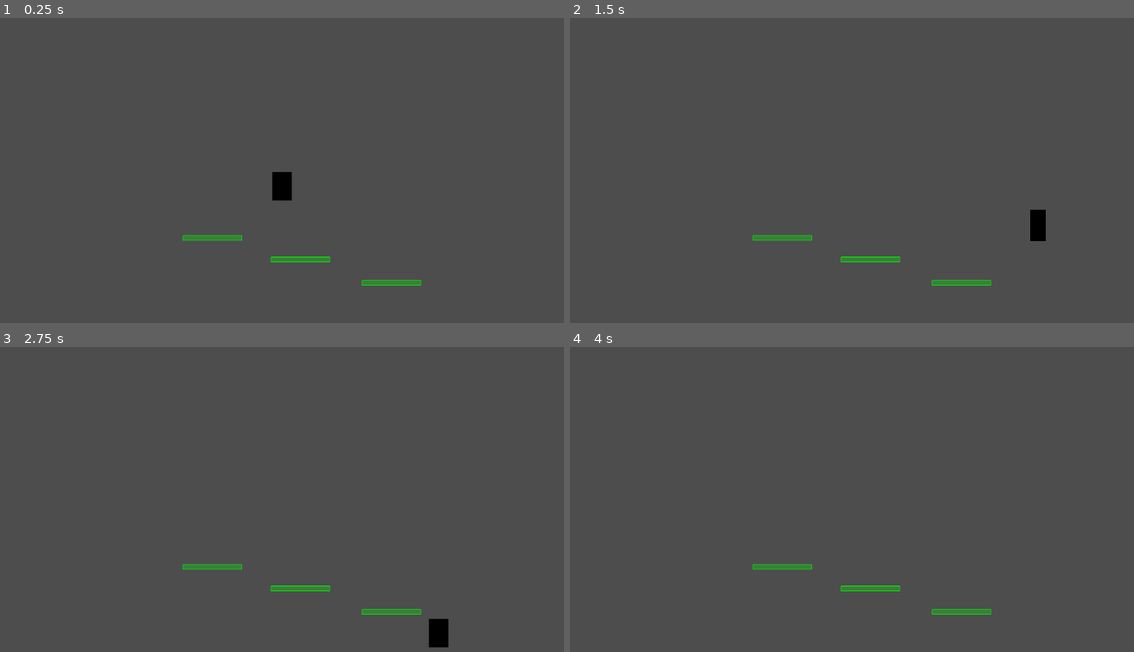
Above: before the commit, frames 1-4 (two rows, left to right).
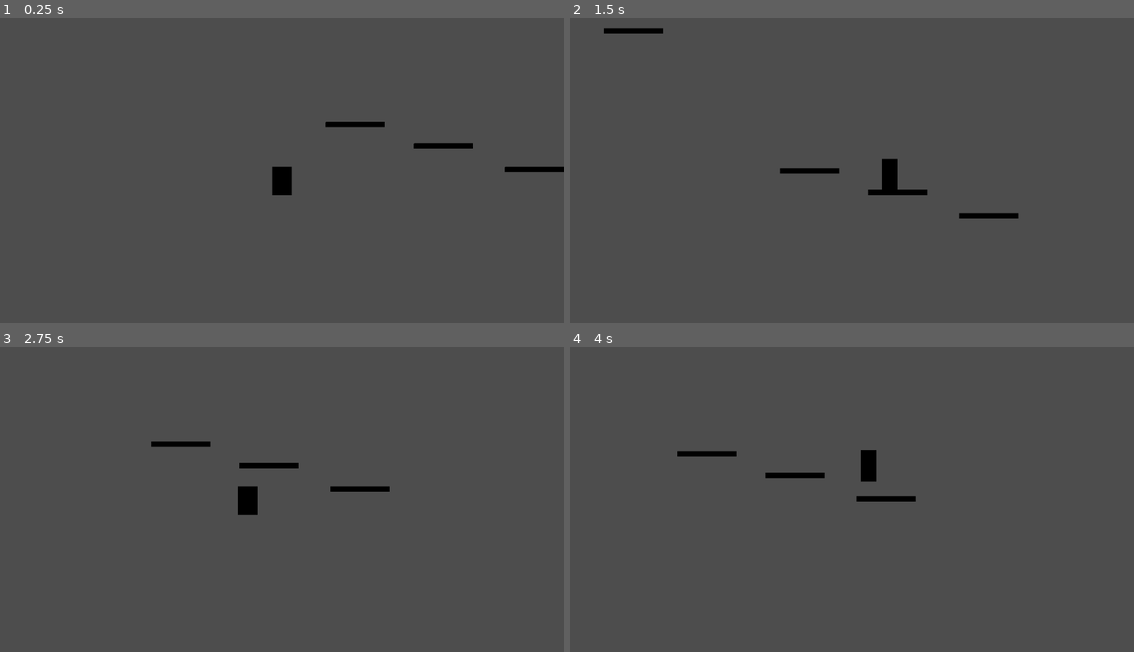
Above: after the commit, the same moments.

Repository: nikk-e/wizard-game
Game: Godot game, scene res://scenes/game.tscn
Same seed, same stepped clock (60 frames per second), same inputs: the game is played once before the commit and once after it.
Inputs:
- Up to frame 1 (0.25 s): no input
- Up to frame 2 (1.5 s): tap Enter (ui_accept) at 0.5, 0.77 s; hold Right (ui_right) from 0.53 s (still down)
- Up to frame 3 (2.75 s): tap Enter (ui_accept) at 1.52 s; release Right (ui_right) at 2.03 s; hold Left (ui_left) from 2.03 s (still down)
- Up to frame 4 (4 s): release Left (ui_left) at 2.78 s; hold Right (ui_right) from 2.78 s (still down); tap Enter (ui_accept) at 3.02, 3.77 s

The runs differ from the first frame. In frame 1, 1.3% of the frame differs, in the area x 32-100%, y 34-88%; in frame 2, 1.9%, in the area x 6-85%, y 3-88%; in frame 3, 1.8%; in frame 4, 1.5%.

Commit message:
Make camera follow player

Diff:
--- a/scenes/game.tscn
+++ b/scenes/game.tscn
@@ -1,30 +1,38 @@
-[gd_scene load_steps=4 format=3 uid="uid://di6ria3x05ueu"]
+[gd_scene load_steps=5 format=3 uid="uid://di6ria3x05ueu"]
 
 [ext_resource type="PackedScene" uid="uid://d0fsq7182447d" path="res://scenes/player.tscn" id="1_uwrxv"]
+[ext_resource type="Script" uid="uid://dfcmwu3vda6hu" path="res://scripts/cameraFollowScript.gd" id="2_lnu2h"]
 [ext_resource type="PackedScene" uid="uid://bk5sbhw14y56" path="res://scenes/debugplatform.tscn" id="2_yqjtg"]
 
 [sub_resource type="WorldBoundaryShape2D" id="WorldBoundaryShape2D_uwrxv"]
+distance = -2.0
 
 [node name="Game" type="Node2D"]
 
 [node name="Player" parent="." instance=ExtResource("1_uwrxv")]
-position = Vector2(0, -1)
+position = Vector2(-77, -27)
 
-[node name="Camera2D" type="Camera2D" parent="."]
-position = Vector2(0, 3)
+[node name="Camera2D" type="Camera2D" parent="." node_paths=PackedStringArray("player")]
+position = Vector2(-77, -27)
 zoom = Vector2(2, 2)
+position_smoothing_enabled = true
+script = ExtResource("2_lnu2h")
+player = NodePath("../Player")
 
 [node name="StaticBody2D2" type="StaticBody2D" parent="."]
 
 [node name="CollisionShape2D" type="CollisionShape2D" parent="StaticBody2D2"]
-position = Vector2(0, 148)
+position = Vector2(0, -2)
 shape = SubResource("WorldBoundaryShape2D_uwrxv")
 
 [node name="Debugplatform" parent="." instance=ExtResource("2_yqjtg")]
-position = Vector2(112, 112)
+position = Vector2(181, -26)
 
 [node name="Debugplatform2" parent="." instance=ExtResource("2_yqjtg")]
-position = Vector2(19, 88)
+position = Vector2(88, -50)
 
 [node name="Debugplatform3" parent="." instance=ExtResource("2_yqjtg")]
-position = Vector2(-71, 66)
+position = Vector2(-2, -72)
+
+[node name="Debugplatform4" parent="." instance=ExtResource("2_yqjtg")]
+position = Vector2(-182, -215)
--- /dev/null
+++ b/scripts/cameraFollowScript.gd
@@ -0,0 +1,12 @@
+extends Camera2D
+
+@export var player: Node2D
+
+# Called when the node enters the scene tree for the first time.
+func _ready() -> void:
+	pass # Replace with function body.
+
+# Called every frame. 'delta' is the elapsed time since the previous frame.
+func _process(delta: float) -> void:
+	if player:
+		global_position = player.global_position
--- a/scripts/debugplatform.gd
+++ b/scripts/debugplatform.gd
@@ -12,8 +12,8 @@
 
 	if shape is RectangleShape2D:
 		var size = shape.extents * 2
-		draw_rect(Rect2(-shape.extents, size), Color(0, 1, 0, 0.3), true)
-		draw_rect(Rect2(-shape.extents, size), Color(0, 1, 0), false)
+		draw_rect(Rect2(-shape.extents, size), Color(0, 0, 0, 1), true)
+		draw_rect(Rect2(-shape.extents, size), Color(0, 0, 0), false)
 
 # Called every frame. 'delta' is the elapsed time since the previous frame.
 func _process(delta: float) -> void:
Not shown, added: scripts/cameraFollowScript.gd.uid
